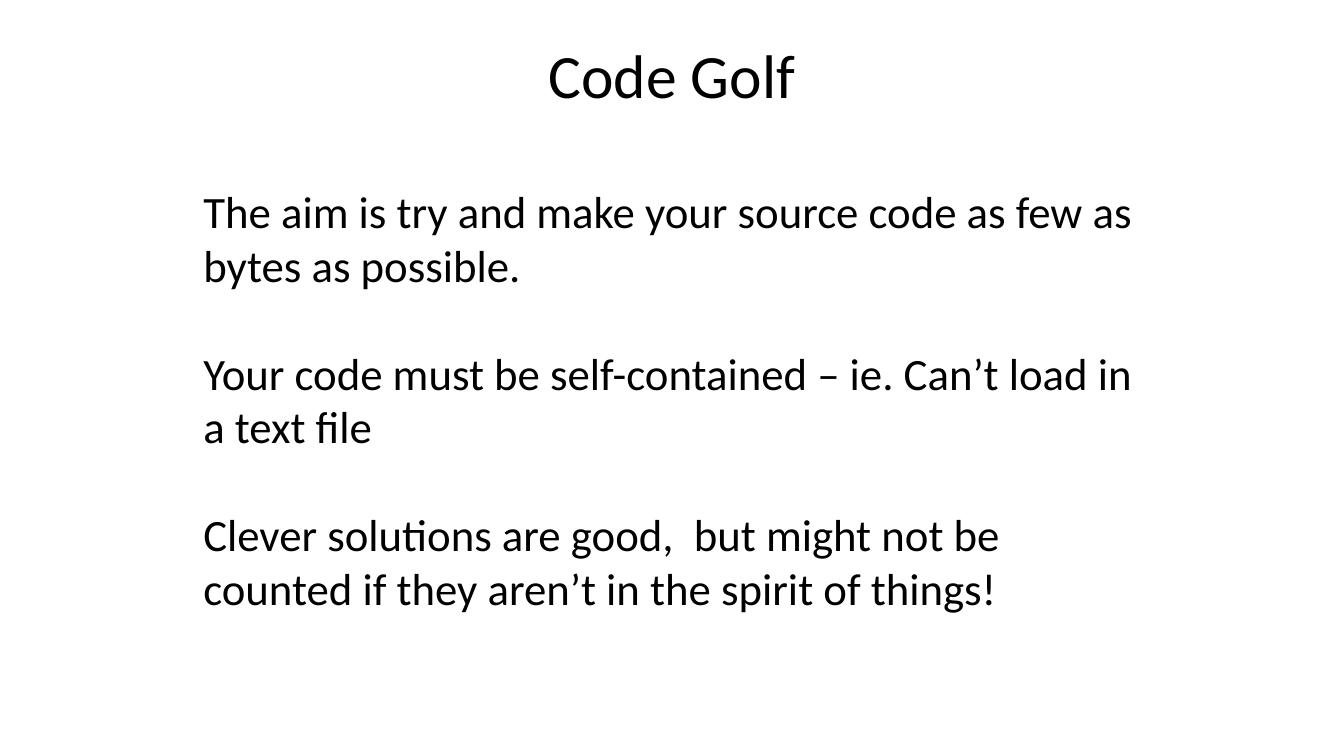
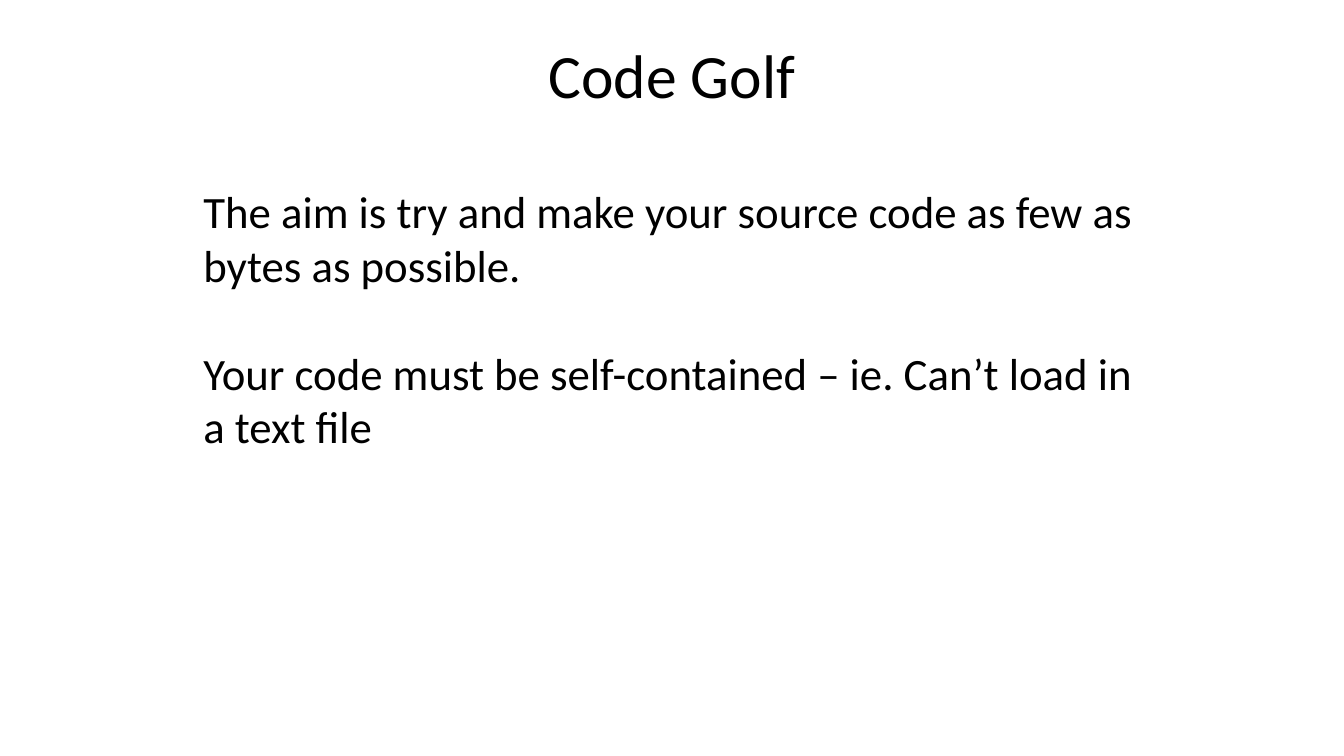
Before and after one commit to YorkCodeDojo/CodeGolfJan19, a slide deck: slide 4 of York Code Dojo - Code Golf.pptx. Drawn at 1344x756 pixels with LibreOffice and Linux fonts; fonts in the diff are those of the drawing; background and template pictures are left out. Boxes give left, top, right and bottom in pixels: in the first picture for what was removed or moved away, otherwise in the second. Text is boxed around its words. In the diff, an @@ line names an element or a change of style, - is before the commit and + after.

```diff
--- a/York Code Dojo - Code Golf.pptx
+++ b/York Code Dojo - Code Golf.pptx
@@ text at (203,520,1000,613): paragraph removed @@
-Clever solutions are good, but might not be counted if they aren’t in the spirit of things!
```
Also in this commit, not shown: 1 other slide changed, 2 slides added, 59 other files.
